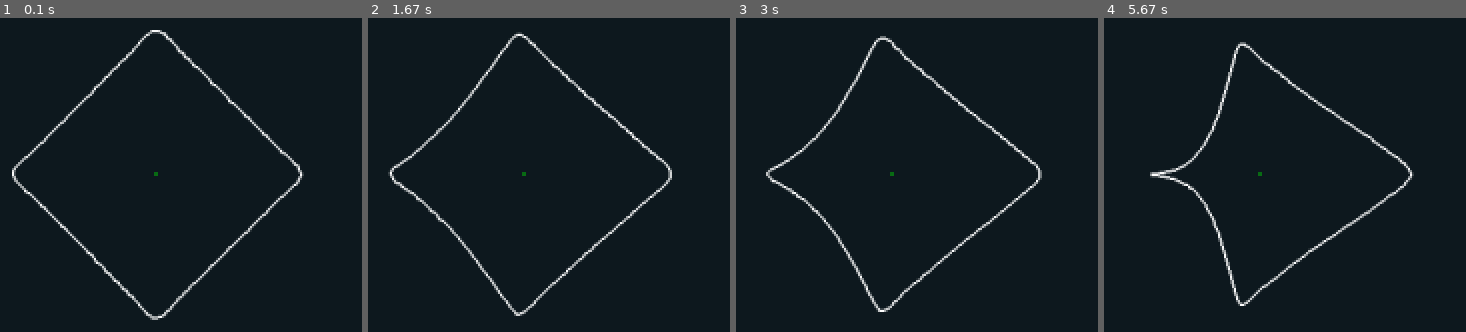
Above: before the commit, frames 1-4 (left to right).
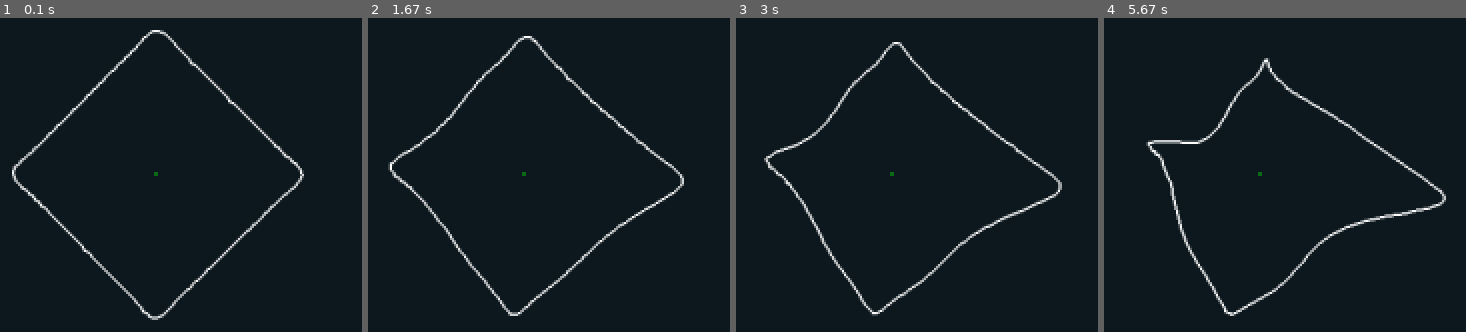
Above: after the commit, the same moments.

Repository: fedi41/sinedraw
Game: pygame game, started from main_pygame.py
The game is run twice, just before and just after one commit, with the same random seed, the same clock (stepped at 60 frames per second) and the same inputs.
Inputs:
- Up to frame 1 (0.1 s): no input
- Up to frame 2 (1.67 s): no input
- Up to frame 3 (3 s): no input
- Up to frame 4 (5.67 s): no input

The runs differ from the first frame. In frame 1, 1.5% of the frame differs, in the area x 3-84%, y 3-96%; in frame 2, 3.8%; in frame 3, 4.2%; in frame 4, 5.0%, in the area x 11-95%, y 7-95%.

Commit message:
editor save command

Diff:
--- /dev/null
+++ b/editor.py
@@ -0,0 +1,94 @@
+import numpy as np
+import pygame
+import threading
+import queue
+from util import *
+from sinengine.util import *
+from sinengine.renderer.pygame_renderer import PygameRenderer
+from sinengine.shapes import HarmonicShape, ShapeGroup, StyledShape, ShapeStyle
+
+SCREEN_WIDTH, SCREEN_HEIGHT = SCREEN_SIZE = (1500, 900)
+
+commands = queue.Queue()
+
+def terminal_thread():
+    while True:
+        command = input(">>>")
+        commands.put(command)
+
+
+
+threading.Thread(target=terminal_thread, daemon=True).start()
+
+
+
+class MainWindow:
+    def __init__(self):
+        self.screen = pygame.display.set_mode(SCREEN_SIZE)
+        pygame.display.set_caption("sinedraw editor")
+
+        self.origin = (SCREEN_WIDTH/2,SCREEN_HEIGHT/2)
+        self.running = True
+        self.renderer = PygameRenderer(self.screen)
+        self.t = 0
+
+        self.raw_points = []
+        self.shape_group = ShapeGroup()
+        self.root_shape = StyledShape(self.shape_group, ShapeStyle(color="red", width=4, resolution=150))
+        self.shape_group.add(HarmonicShape())
+
+        self.mouse_was_pressed = False
+
+    def run(self):
+
+        while self.running:
+            for e in pygame.event.get():
+                if e.type == pygame.QUIT:
+                    self.running = False
+
+            self.execute_commands()
+            self.update()
+            self.render()
+
+            pygame.display.flip()
+    def execute_commands(self):
+        while not commands.empty():
+            command = commands.get()
+
+            tokens = command.split(" ")
+            token_count = len(tokens)
+            if token_count == 0: continue
+
+            if tokens[0] == "save":
+                if token_count == 2:
+                    add_harmonics(remove_offset(self.shape_group.shapes[-1].harmonics), tokens[1], "harmonics.json")
+    def update(self):
+        if pygame.mouse.get_pressed(3)[0]:
+            mouse = pygame.mouse.get_pos()
+            if not self.mouse_was_pressed:
+                print([[float(j) for j in i] for i in self.shape_group.shapes[-1].harmonics])
+                self.shape_group.add(HarmonicShape())
+                self.raw_points = []
+            self.mouse_was_pressed = True
+            if not self.raw_points or (mouse[0]-self.raw_points[-1][0])**2 + (mouse[1]-self.raw_points[-1][1])**2 > 10:
+                self.raw_points.append((pygame.mouse.get_pos()[0], pygame.mouse.get_pos()[1]))
+                self.shape_group.shapes[-1] = HarmonicShape.from_points(np.array(self.raw_points)).top_n(15)
+        else:
+            self.mouse_was_pressed = False
+
+    def render(self):
+        self.screen.fill("#0F1A20")
+
+        self.renderer.renderShape(self.root_shape)
+
+        self.renderer.draw_lines("yellow", np.array(self.raw_points), 1)
+
+        pygame.draw.circle(self.screen, "green", self.origin, 1)
+
+
+
+
+if __name__ == '__main__':
+
+    window = MainWindow()
+    window.run()
--- a/harmonics.json
+++ b/harmonics.json
@@ -1,17 +1 @@
-{
-  "square": [
-      [-15, 0.0044, 0],
-      [-11, 0.0083, 0],
-      [-7,  0.0204, 0],
-      [-3,  0.1111, 0],
-      [1,   1.0000, 0],
-      [5,   0.0400, 0],
-      [9,   0.0123, 0],
-      [13,  0.0059, 0]
-    ],
-  "star":
-    [
-      [  2,          1,   0],
-      [ -3,          0.5,   0]
-    ]
-}
+{"square": [[-15, 0.0044, 0], [-11, 0.0083, 0], [-7, 0.0204, 0], [-3, 0.1111, 0], [1, 1.0, 0], [5, 0.04, 0], [9, 0.0123, 0], [13, 0.0059, 0]], "star": [[2, 1, 0], [-3, 0.5, 0]], "bruh": [[0.0, 0.0, 0.0], [2.0, 108.91776365553056, -2.848751675627665], [-3.0, 49.240876161496274, 0.7419930912559899], [4.0, 30.942388267846336, 1.9782349201258174], [1.0, 30.466040728872056, 0.8960466336301346], [3.0, 23.720463289322556, 2.5903707231375037], [-5.0, 21.664023802364436, 2.232610865457916], [-4.0, 17.99206985711312, 1.7729883089053102], [-2.0, 11.736483257842611, 3.1298195424083777], [7.0, 11.055143703527934, 1.2650159506641834], [-8.0, 8.866064962067643, 3.0206134079349503], [6.0, 8.789412060631523, 1.6194600394667518], [5.0, 8.207442884372878, 2.3170777593903003], [-6.0, 7.1599181272200285, 2.425880593814535], [-7.0, 6.764092479329131, 2.949544382148207]]}
--- a/main_pygame.py
+++ b/main_pygame.py
@@ -1,7 +1,8 @@
 import pygame
 
+from sinengine.util import *
 from sinengine.shapes import HarmonicShape, ShapeStyle, MorphShape, StyledShape
-from sinengine.util import load_harmonics
+from util import load_harmonics
 from harmonics import *
 from sinengine.renderer.pygame_renderer import PygameRenderer
 
@@ -21,9 +22,9 @@
         self.harmonics = load_harmonics("harmonics.json")
 
         self.shape = StyledShape(MorphShape(
-            self.harmonics["square"], self.harmonics["star"]
+            scale_harmonics(self.harmonics["square"], 100), self.harmonics["bruh"]
         ),
-            ShapeStyle(offset=self.origin, scale=100)
+            ShapeStyle(offset=self.origin, scale=1)
         )
 
         self.shape.shape.set_progress(0)
--- a/sinengine/util.py
+++ b/sinengine/util.py
@@ -78,6 +78,11 @@
     idx = np.argsort(-harmonics[:, 1])
     return harmonics[idx[:n]]
 
-def load_harmonics(path):
-    with open(path, "r") as file:
-       return json.loads(file.read())
+def remove_offset(harmonics):
+    harmonics[0] = [0,0,0]
+    return harmonics
+
+def move_harmonics(harmonics, vector):
+    harmonics = np.array(harmonics)
+    harmonics[:] += vector
+    return harmonics
--- /dev/null
+++ b/util.py
@@ -0,0 +1,15 @@
+import json
+
+# add harmonics to file
+def add_harmonics(harmonics, key, path):
+    data = {}
+    with open(path, "r") as file:
+        data = json.loads(file.read())
+        data[key] = harmonics.tolist()
+
+    with open(path, "w") as file:
+        json.dump(data, file)
+
+def load_harmonics(path):
+    with open(path, "r") as file:
+       return json.loads(file.read())
